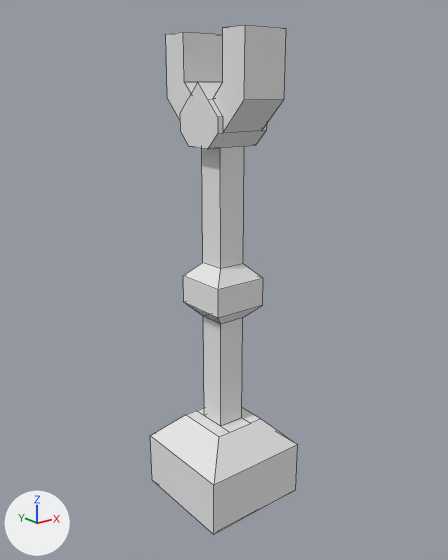
One commit to the FBX model Assets/Models/Towers/ArmTower.fbx: the scene before it, then after it.
Camera for both pictures: a 50 mm camera at (-6.49, -8.14, 7.95) aimed at (0.07, 0.06, 4.67). The axes (+X, +Y, +Z) are drawn at lower left. The lights are the same throughout. Mesh edges are drawn as thin lines.
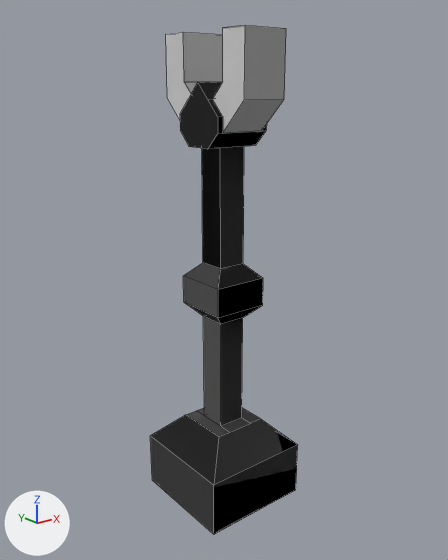
Where the change shows, as pixel boxes (x1, y1, x2, y2) in the pictures (448 x 560 px):
'Cube', surface changed, reshaped
    both: (150, 26, 298, 534)
part 1 of me_cube, added
    after: (185, 303, 220, 324)

What changed in the scene script:
```text
Add img_arm_png:
    img_arm_png = load_image('Arm.png', 'Materials/Arm.png', 1024, 1024, 'Non-Color')
Change mat_material:
    add n2 = _N.new('ShaderNodeTexImage'); n2.name = 'Image Texture'
    add n2.image = img_arm_png
    add n3 = _N.new('ShaderNodeNormalMap'); n3.name = 'Normal Map'
    where n0 = _N.new('ShaderNodeBsdfPrincipled'); n0.name = 'Principled BSDF'
    add _L.new(n2.outputs[0], n3.inputs[1])  # 'Color' to 'Color'
    add _L.new(n3.outputs[0], n0.inputs[5])  # 'Normal' to 'Normal'
Change me_cube:
    used by ob_cube; location = (0.0, 0.0, 0.0)
    verts and faces of me_cube; kept vertices keep their numbers, new ones are numbered from 91
    before: 26 (-0.25, -0.25, 4.0) at pixel (220, 324), 27 (-0.5, -0.5, 4.25) at pixel (218, 318), 69 (-0.25, 0.25, 4.0) at pixel (203, 316), 70 (-0.5, 0.5, 4.25) at pixel (183, 302)
    remove me_cube.from_pydata(...)  # 91 vertices, 66 faces; spans x -1.0..1.0, y -1.0..1.0, z 0.0..8.75
    add me_cube.from_pydata(...)  # 91 vertices, 67 faces; spans x -1.0..1.0, y -1.0..1.0, z 0.0..8.75
    me_cube part 1
    add faces += [(26, 27, 70, 69)]
```
